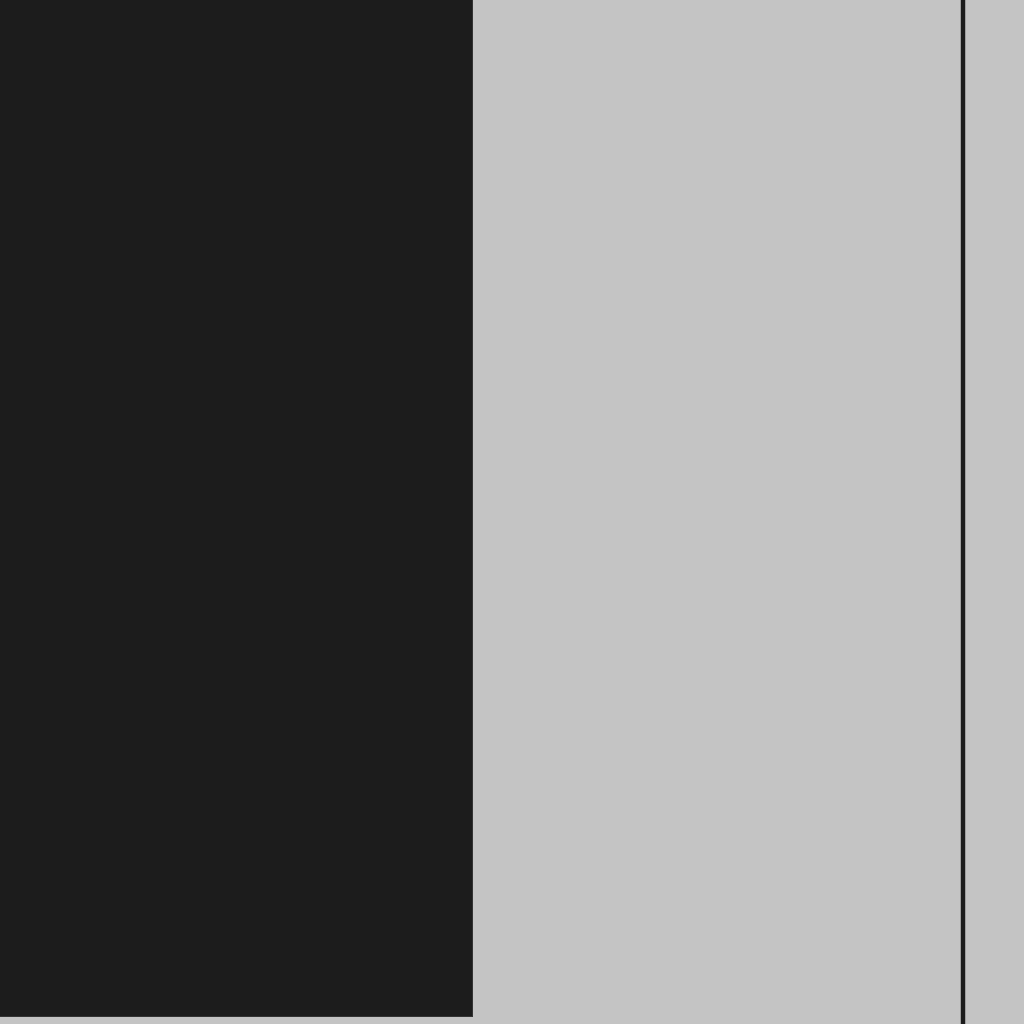
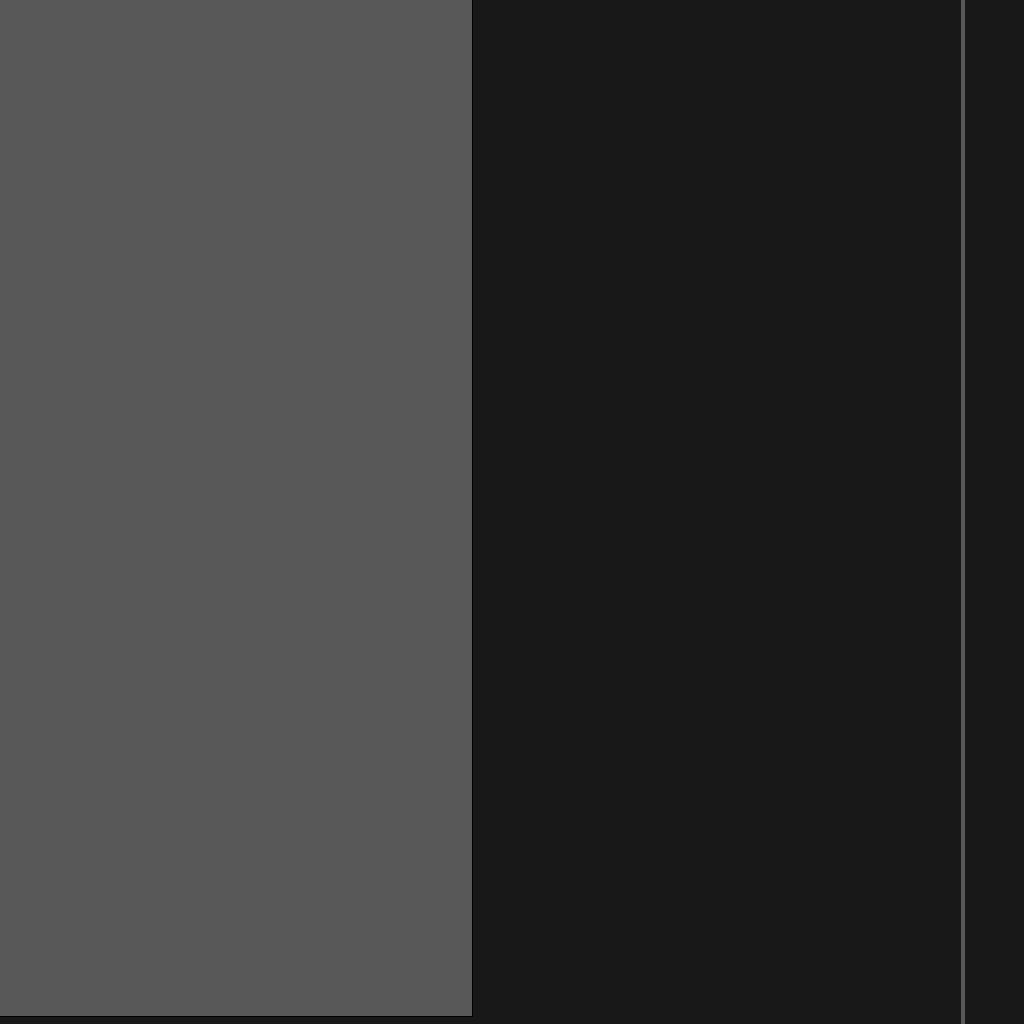
Two versions of the same layered image (1024x1024). Layer-by-layer changes:
hid "Roughness" over [0, 0, 1024, 1024]
